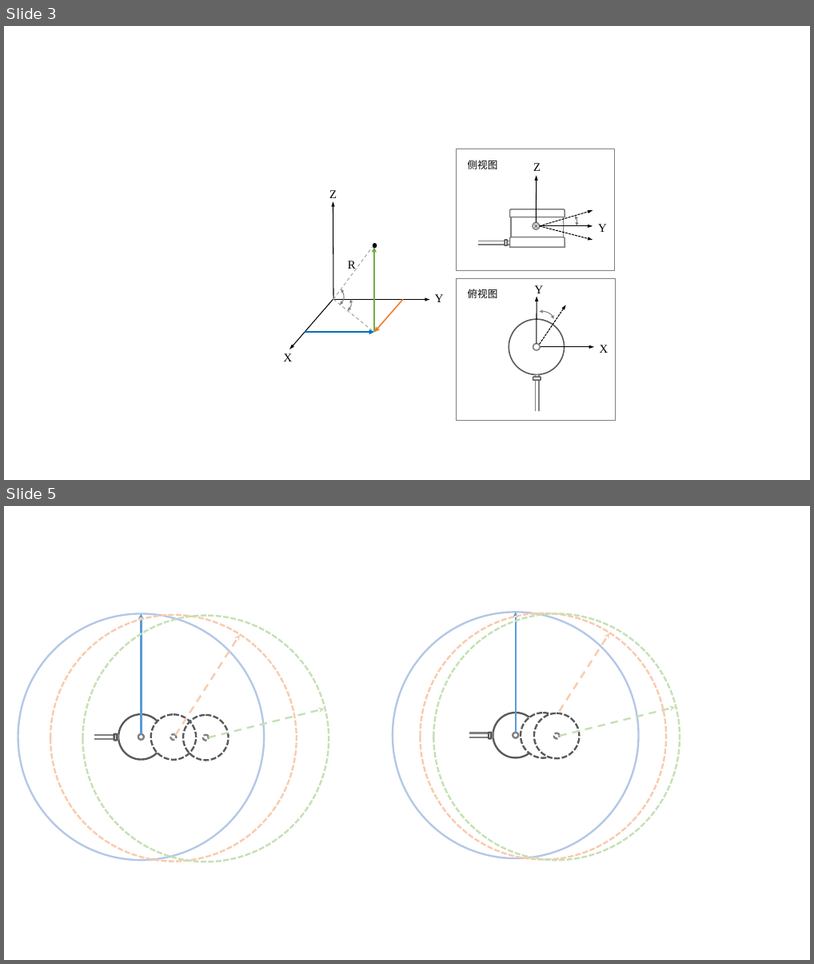
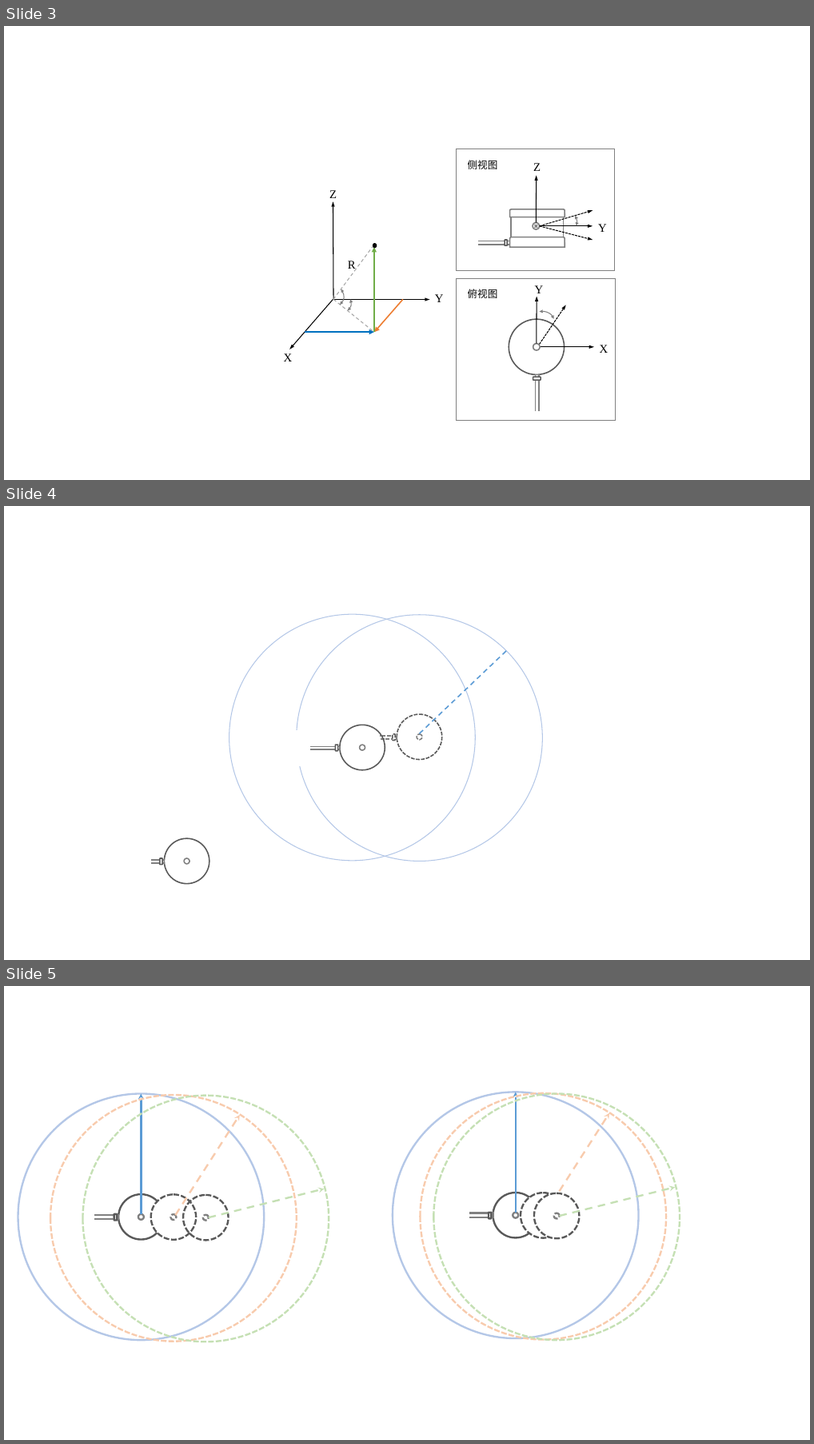
Before and after one commit to Kang-YC/my_backup, a slide deck: 示意图.pptx. Shown one above the other, each under a label of ours: slides 3 and 5 before the commit, slides 3, 4 and 5 after it; the slides between them are not shown. The pictures are 814x964 and 814x1444 pixels, drawn with LibreOffice and Linux fonts; fonts in the diff are those of the drawing; background and template pictures are left out. Boxes give left, top, right and bottom in pixels: in the first picture for what was removed or moved away, otherwise in the second. Text is boxed around its words. In the diff, an @@ line names an element or a change of style, - is before the commit and + after.

```diff
--- a/示意图.pptx
+++ b/示意图.pptx
@@ slide 4 added at (x1=4, y1=506, x2=810, y2=960), background #FFFFFF @@
@@ ellipse added at (x1=230, y1=614, x2=476, y2=860), outline #B4C7E7 1 pt @@
@@ ellipse added at (x1=297, y1=615, x2=543, y2=861), outline #B4C7E7 1 pt @@
@@ line added from (420, 733) to (506, 651), #5B9BD5 1.5 pt dashed @@
@@ group added at (x1=284, y1=725, x2=385, y2=770): 2 ellipses, 2 rectangles, 1 rounded rectangle @@
@@ rectangle added at (x1=377, y1=733, x2=380, y2=740), fill #FFFFFF, outline #FFFFFF 1 pt @@
@@ group added at (x1=378, y1=714, x2=442, y2=760): 2 ellipses, 1 rectangle, 1 rounded rectangle @@
@@ group added at (x1=126, y1=838, x2=210, y2=884): 2 ellipses, 2 rectangles, 1 rounded rectangle @@
```
Also in this commit, not shown: 3 other slides added, 2 slides removed, 2 other files.
